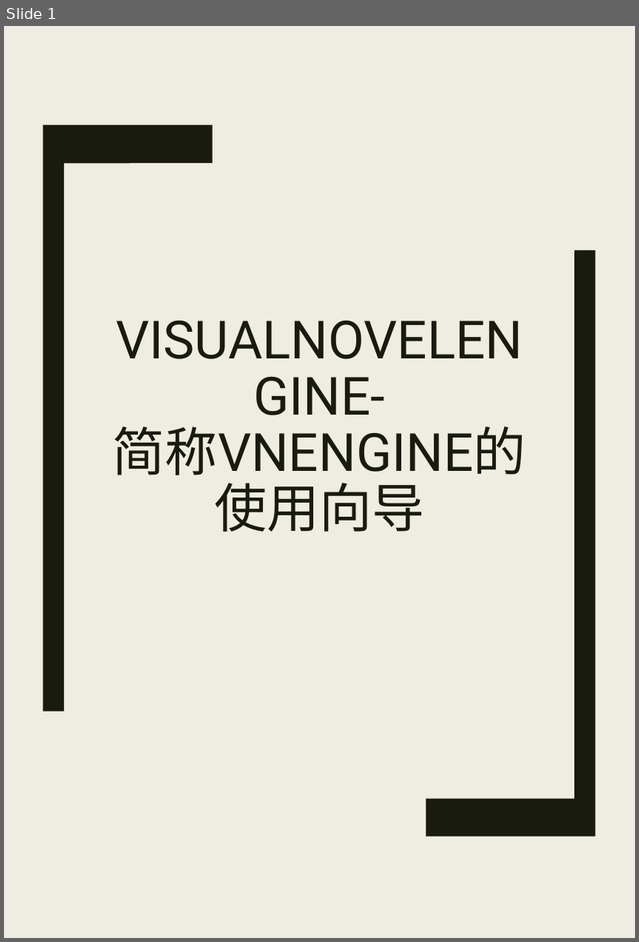
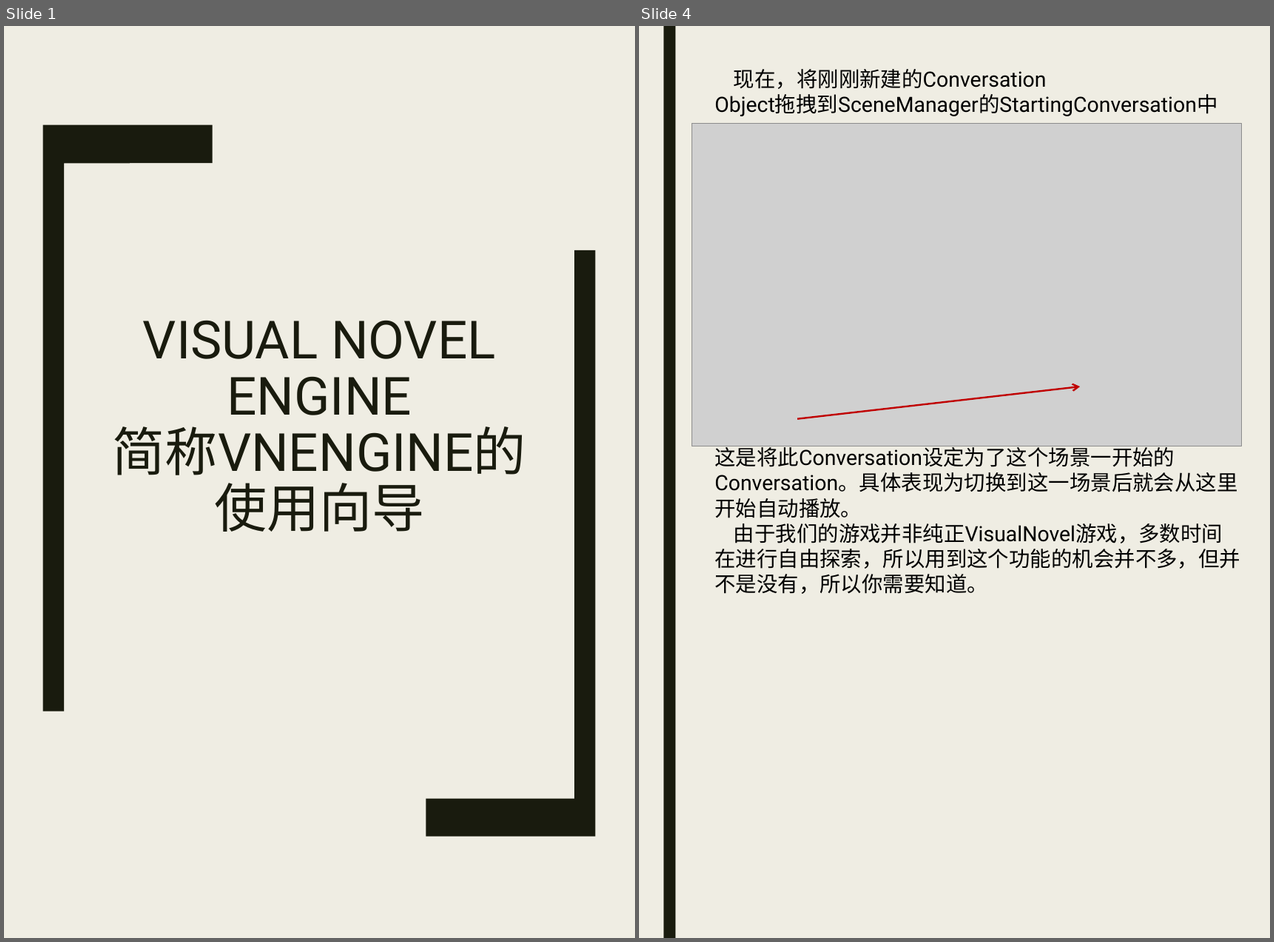
Before and after one commit to MakuraU/ReGame, a slide deck: Assets/如何使用VisualNovelEngine.pptx. Shown side by side, each under a label of ours: slide 1 before the commit, slides 1 and 4 after it; the slides between them are not shown. The pictures are 639x942 and 1274x942 pixels, drawn with LibreOffice and Linux fonts; fonts in the diff are those of the drawing; grey boxes stand for pictures. Boxes give left, top, right and bottom in pixels: in the first picture for what was removed or moved away, otherwise in the second. Text is boxed around its words. In the diff, an @@ line names an element or a change of style, - is before the commit and + after.

```diff
--- a/Assets/如何使用VisualNovelEngine.pptx
+++ b/Assets/如何使用VisualNovelEngine.pptx
@@ slide 4 added at (x1=639, y1=26, x2=1270, y2=938), background #EFEDE3 @@
@@ rectangle added at (x1=663, y1=26, x2=675, y2=938), fill #191B0E @@
@@ text added at (x1=714, y1=69, x2=1241, y2=594), 18 pt, text #000000 @@
+现在，将刚刚新建的Conversation
+Object拖拽到SceneManager的StartingConversation中
+这是将此Conversation设定为了这个场景一开始的Conversation。具体表现为切换到这一场景后就会从这里开始自动播放。
+由于我们的游戏并非纯正VisualNovel游戏，多数时间在进行自由探索，所以用到这个功能的机会并不多，但并不是没有，所以你需要知道。
@@ picture added at (x1=692, y1=124, x2=1241, y2=446) @@
@@ arrow added from (797, 419) to (1080, 386), #C00000 1.5 pt @@
@@ slide 1 changed as well @@
@@ title at (x1=113, y1=320, x2=526, y2=484): text changed @@
-VISUALNOVELENGINE-
-简称VNENGINE的使用向导
+VISUAL NOVEL ENGINE
+简称VNENGINE的使用向导
```
Also in this commit, not shown: 5 other slides added, 1 slide removed, 1 other file.
